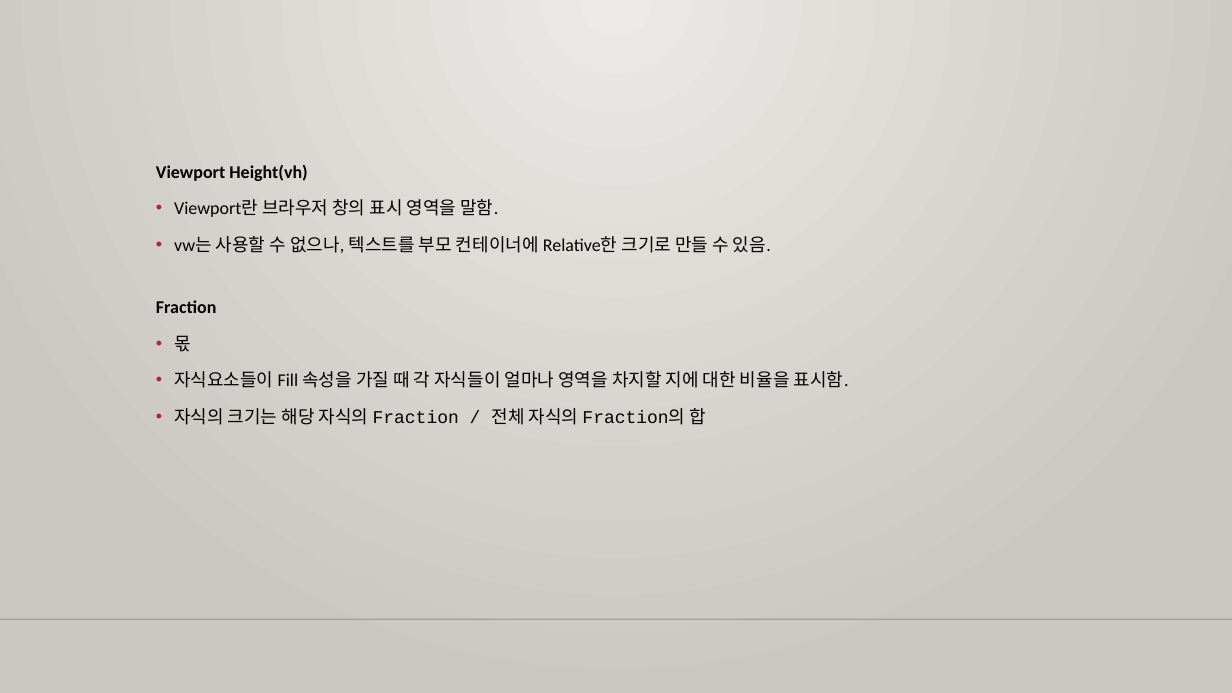
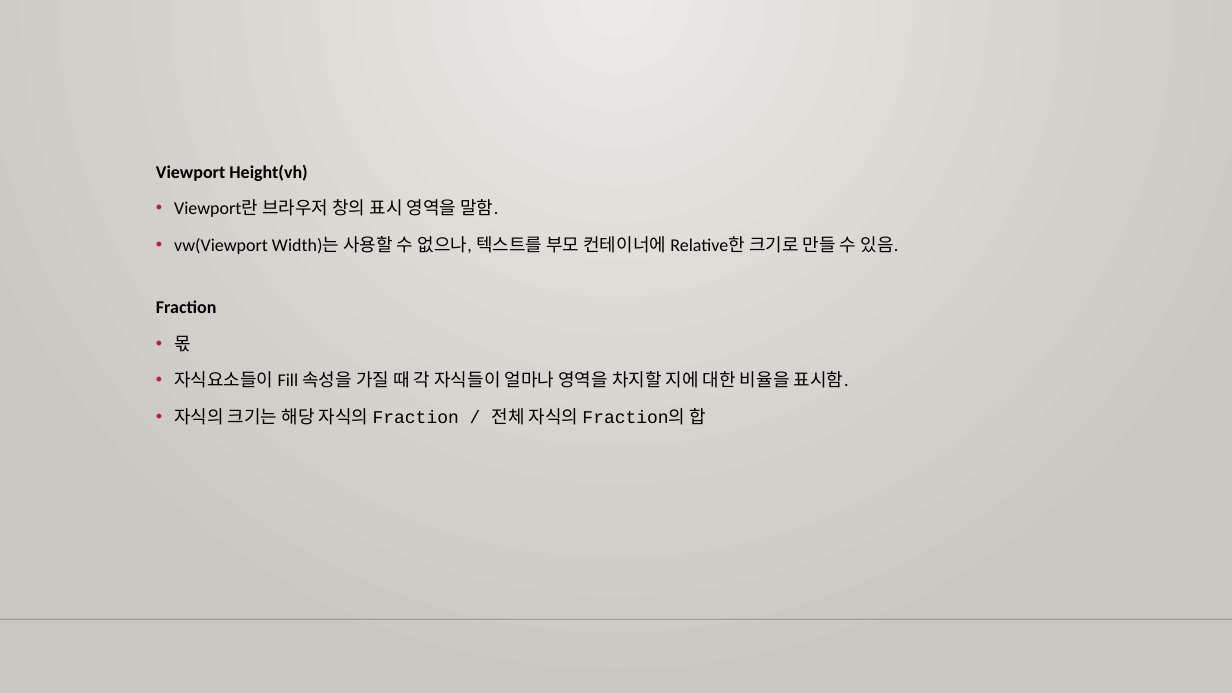
Before and after one commit to m00nlygreat/obsidian-vault, a slide deck: slide 13 of 노코드 엔지니어링/프레이머로 블로그 만들기.pptx. Drawn at 1232x693 pixels with LibreOffice and Linux fonts; fonts in the diff are those of the drawing; background and template pictures are left out. Boxes give left, top, right and bottom in pixels: in the first picture for what was removed or moved away, otherwise in the second. Text is boxed around its words. In the diff, an @@ line names an element or a change of style, - is before the commit and + after.

Commit message:
백업 완료: 2023-11-26 04:45:41
Affected files:
.obsidian/workspace.json
노코드 엔지니어링/노코드 최강자 버블.md
노코드 엔지니어링/노코드 최강자 버블.pptx
노코드 엔지니어링/프레이머로 블로그 만들기.pptx

```diff
--- a/노코드 엔지니어링/프레이머로 블로그 만들기.pptx
+++ b/노코드 엔지니어링/프레이머로 블로그 만들기.pptx
@@ text at [174,236,898,254]: text changed @@
-• vw는 사용할 수 없으나, 텍스트를 부모 컨테이너에 Relative한 크기로 만들 수 있음.
+• vw(Viewport Width)는 사용할 수 없으나, 텍스트를 부모 컨테이너에 Relative한 크기로 만들 수 있음.
```
Also in this commit, not shown: 1 other slide changed, 3 other files.
